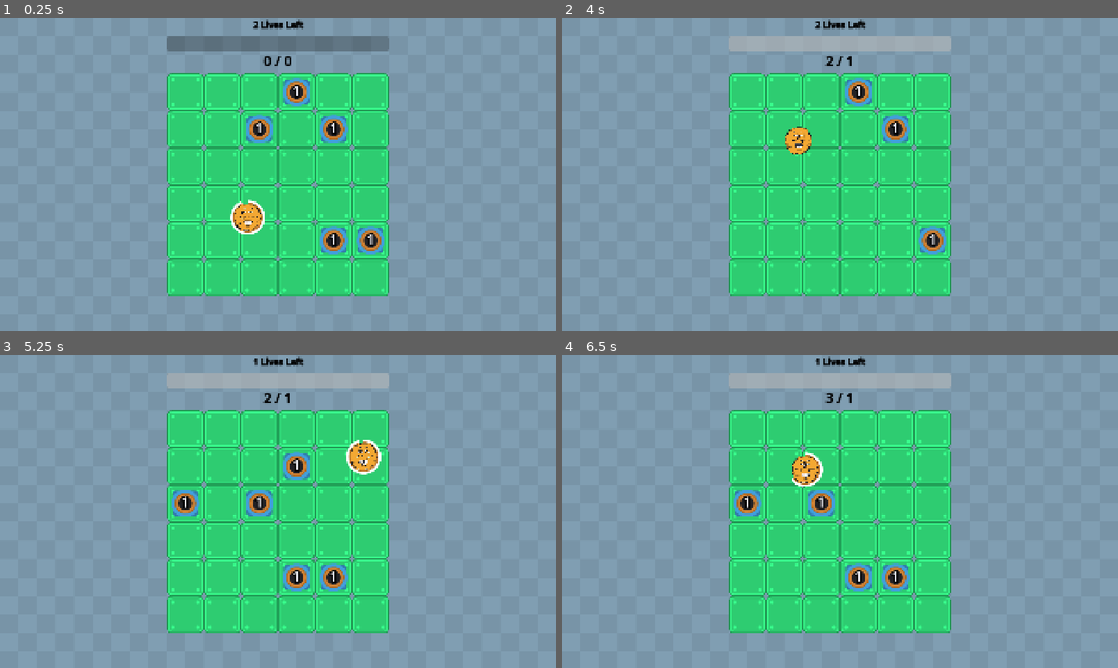
Above: before the commit, frames 1-4 (two rows, left to right).
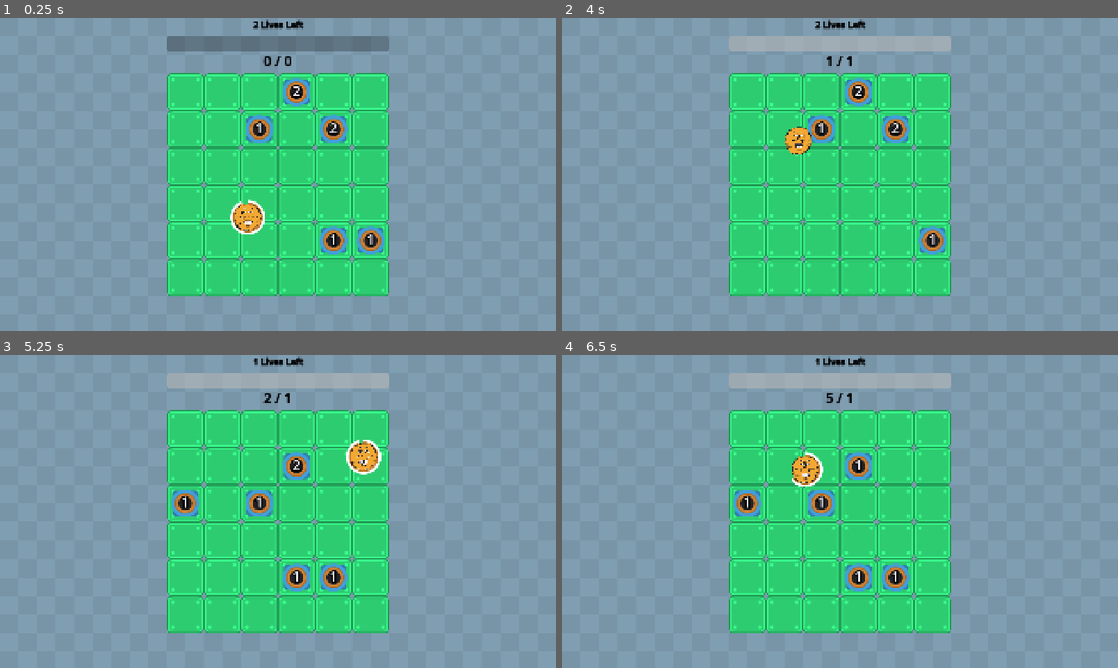
Above: after the commit, the same moments.

Repository: wanamelon/prototype_monorepo
Game: Godot game, scene res://source/bounce_main.tscn
The game is run twice, just before and just after one commit, with the same random seed, the same clock (stepped at 60 frames per second) and the same inputs.
Inputs:
- Up to frame 1 (0.25 s): no input
- Up to frame 2 (4 s): no input
- Up to frame 3 (5.25 s): no input
- Up to frame 4 (6.5 s): no input

The runs differ from the first frame. In frame 1, less than 0.1% of the frame differs, in the area x 52-61%, y 21-38%; in frame 2, 0.5%, in the area x 44-61%, y 12-40%; in frame 3, less than 0.1%; in frame 4, 0.4%.

Commit message:
wip level up on touch

Diff:
--- a/roller/source/bounce_main.tscn
+++ b/roller/source/bounce_main.tscn
@@ -1,10 +1,16 @@
-[gd_scene load_steps=7 format=3 uid="uid://cdewixren54n7"]
+[gd_scene load_steps=9 format=3 uid="uid://cdewixren54n7"]
 
 [ext_resource type="Script" uid="uid://ctlovqr0sahr0" path="res://source/bounce_main.gd" id="1_ovsfe"]
 [ext_resource type="Shader" uid="uid://dm7q3tppttf5j" path="res://source/desaturate.gdshader" id="1_p5ard"]
+[ext_resource type="Script" uid="uid://ckw8rr21jqg1f" path="res://source/item_def.gd" id="2_0panw"]
 [ext_resource type="Texture2D" uid="uid://df8r231n3c6yr" path="res://assets/rolling_ball/background_blue.png" id="3_vx23h"]
 [ext_resource type="PackedScene" uid="uid://cy54rx8phsksw" path="res://source/game_board.tscn" id="4_vx23h"]
 [ext_resource type="Texture2D" uid="uid://ccdy67xn8m374" path="res://assets/rolling_ball/block_locked_square.png" id="6_0panw"]
+
+[sub_resource type="Resource" id="Resource_k3n88"]
+script = ExtResource("2_0panw")
+item_id = 3
+metadata/_custom_type_script = "uid://ckw8rr21jqg1f"
 
 [sub_resource type="ShaderMaterial" id="ShaderMaterial_to078"]
 shader = ExtResource("1_p5ard")
@@ -12,6 +18,7 @@
 
 [node name="BounceMain" type="Node2D"]
 script = ExtResource("1_ovsfe")
+item_configs = Array[ExtResource("2_0panw")]([SubResource("Resource_k3n88")])
 
 [node name="TextureRect" type="TextureRect" parent="."]
 material = SubResource("ShaderMaterial_to078")
--- a/roller/source/crop.gd
+++ b/roller/source/crop.gd
@@ -1,27 +1,73 @@
 class_name Crop extends ItemSystem.Item
 
 var last_hit_per_id := {}
+var _random := RandomNumberGenerator.new()
 
 func activate(state: MatchState):
 	var events: Array[ItemEvent] = []
-	for area: Area2D in $Hitbox.get_overlapping_areas():
-		if area.get_parent() is PlayerBall:
-			var player := area.get_parent() as PlayerBall
-			var last_hit_info = last_hit_per_id.get(player.get_instance_id(), [-1, -1000])
-			if last_hit_info[0] != player._bounce_count and state.tick > last_hit_info[1] + 6:
-				var damage := player.compute_damage_per_hit()
-				for i in range(damage):
+	for event in state.last_tick_events:
+		if event is ItemSystem.FreshOverlapEvent:
+			var overlap := event as ItemSystem.FreshOverlapEvent
+			# TODO: should not depend on first/second order bruh
+			if overlap.first is PlayerBall and overlap.second == self:
+				var player := overlap.first as PlayerBall
+				for i in range(player.compute_damage_per_hit()):
 					events.append(ItemSystem.GivePointsEvent.new(compute_point_value()))
+					events.append(ItemSystem.LevelChangeEvent.new(
+						-player.compute_damage_per_hit(), 1.0, ItemSystem.SpecificItem.new(self)))
 					level -= 1
 					if level <= 0:
 						player.on_tile_destroyed()
 						events.append(ItemSystem.DespawnEvent.new(self))
 						break
-			last_hit_per_id[player.get_instance_id()] = [player._bounce_count, state.tick]
-		#var item := find_parent_item(area)
-		#if item is PlayerBallItem:
-			#events.append(ItemSystem.GivePointsEvent.new(compute_point_value()))
-
+	# first process all damage events?
+	# What's intuitive for the player?
+	# Roughly - we should give points = what's on screen
+	# thought experiment: super high damage. We should just give sum(level, level-dmg) { level_pts } right?
+	# yeah makes sense I guess the simplest thing is think about pairs of level down, level up
+	# in that case, we stay at same level, but get points == current
+	# so let's make the logic like that. For i in negative change, if there's a positive, cancel it out and give
+	# and then add remaining positive at end (play a noise if so)
+	var positive_level_change: int = 0
+	var negative_level_change: int = 0
+	for event in state.last_tick_events:
+		if event is ItemSystem.LevelChangeEvent:
+			var level_change := event as ItemSystem.LevelChangeEvent
+			if (level_change.target is ItemSystem.SpecificItem and level_change.target.target == self):
+				if level_change.levels >= 0:
+					positive_level_change += level_change.levels
+				else:
+					negative_level_change += level_change.levels
+				#if _random.randf() < level_change.chance:
+					#$LevelUpAudioPlayer.play()
+					#level = min(20, level + level_change.levels)
+	if positive_level_change > 0:
+		$LevelUpAudioPlayer.play()
+	#for i in range(negative_level_change):
+		#events.append(ItemSystem.GivePointsEvent.new(compute_point_value()))
+		#if positive_level_change > 0:
+			#positive_level_change -= 1
+			#continue # cancel out downlevel
+		#level -= 1
+		#if level <= 0:
+			#break
+	#if level <= 0:
+		#state.player_ball.on_tile_destroyed()
+		#events.append(ItemSystem.DespawnEvent.new(self))
+	var level_changes_canceled_out: int = min(abs(positive_level_change), abs(negative_level_change))
+	for i in range(level_changes_canceled_out):
+		events.append(ItemSystem.GivePointsEvent.new(compute_point_value()))
+	var net_level_change := positive_level_change + negative_level_change
+	if net_level_change > 0:
+		level = min(20, level + net_level_change)
+	else:
+		for i in range(abs(net_level_change)):
+			events.append(ItemSystem.GivePointsEvent.new(compute_point_value()))
+			level -= 1
+			if level <= 0:
+				state.player_ball.on_tile_destroyed()
+				events.append(ItemSystem.DespawnEvent.new(self))
+				break
 	return events
 
 func find_parent_item(node: Node) -> ItemSystem.Item:
@@ -88,11 +134,12 @@
 #func try_level_up_from_snail_trail(chance: float):
 	#if rng.randf() < chance:
 		#_level_up()
-#
-#func _level_up():
-	#$LevelUpAudioPlayer.play()
-	#level = min(20, level + 1)
-#
+
+#func _change_level(amount: int):
+	#if amount > 0:
+		#$LevelUpAudioPlayer.play()
+	#level = max(0, min(20, level + amount))
+
 #func _on_body_entered(body: Node2D):
 	#if body is PlayerBall:
 		#var player_ball := body as PlayerBall
--- a/roller/source/crop_spawner.gd
+++ b/roller/source/crop_spawner.gd
@@ -9,7 +9,7 @@
 		for i in range(5): # TODO: configurable?
 			var factory = func ():
 				var crop = CROP_SCENE.instantiate()
-				crop.level = _random.randi_range(1, 1)
+				crop.level = _random.randi_range(1, 3)
 				return crop
 			events.append(ItemSystem.SpawnEvent.new(factory, ItemSystem.AnyFreeCell.new(), 1.0))
 	return events
--- a/roller/source/item_system.gd
+++ b/roller/source/item_system.gd
@@ -26,6 +26,8 @@
 	match item_id:
 		ItemDef.ItemId.ADD_STAMINA:
 			return AddStaminaItem.new()
+		ItemDef.ItemId.LEVEL_UP_ITEM_ON_TOUCH:
+			return LevelUpCropOnHit.new()
 		_:
 			return AddStaminaItem.new()
 
@@ -53,6 +55,7 @@
 		elif event is FreshOverlapEvent:
 			var overlap := event as FreshOverlapEvent
 #			print("Overlapped ", overlap.first.name, " ", overlap.first.position, " ", overlap.second.name, " ", overlap.second.position)
+	_match_state.last_tick_events = events
 	_tick += 1
 	_match_state.tick += 1
 
@@ -64,14 +67,14 @@
 	var points: int
 	var player_ball: PlayerBall
 	var items: Array[Item]
-	var events: Array[ItemEvent]
+	var last_tick_events: Array[ItemEvent]
 
 	func _init(tick: int, points: int, player_ball: PlayerBall, items: Array[Item], events: Array[ItemEvent]):
 		self.tick = tick
 		self.points = points
 		self.player_ball = player_ball
 		self.items = items
-		self.events = events
+		self.last_tick_events = events
 
 class OverlapState:
 	var last_hit_phase: int
@@ -215,11 +218,14 @@
 		self.global_position = global_position
 		self.radius = radius
 
-class LevelUpEvent extends ItemEvent:
+class LevelChangeEvent extends ItemEvent:
+	var levels: int
 	var chance: float
-
-	func _init(chance: float):
+	var target: TargetingConfig
+	func _init(levels: int, chance: float, target: TargetingConfig):
+		self.levels = levels
 		self.chance = chance
+		self.target = target
 
 @abstract
 class TargetingConfig extends RefCounted:
@@ -227,6 +233,11 @@
 
 class AnyFreeCell extends TargetingConfig:
 	pass
+
+class SpecificItem extends TargetingConfig:
+	var target: Item
+	func _init(target: Item):
+		self.target = target
 
 class CollisionResult extends RefCounted:
 	var collision: KinematicCollision2D
--- /dev/null
+++ b/roller/source/level_up_crop_on_hit.gd
@@ -0,0 +1,13 @@
+class_name LevelUpCropOnHit extends ItemSystem.Item
+
+var _random := RandomNumberGenerator.new()
+
+func activate(state: MatchState):
+	var events: Array[ItemEvent] = []
+	for event in state.last_tick_events:
+		if event is ItemSystem.FreshOverlapEvent:
+			var overlap := event as ItemSystem.FreshOverlapEvent
+			# TODO: should not depend on first/second order bruh
+			if overlap.first is PlayerBall and overlap.second is Crop:
+				events.append(ItemSystem.LevelChangeEvent.new(1, 1.0, ItemSystem.SpecificItem.new(overlap.second)))
+	return events
Not shown, added: roller/source/level_up_crop_on_hit.gd.uid
Not shown, changed: roller/dev_notes.md
